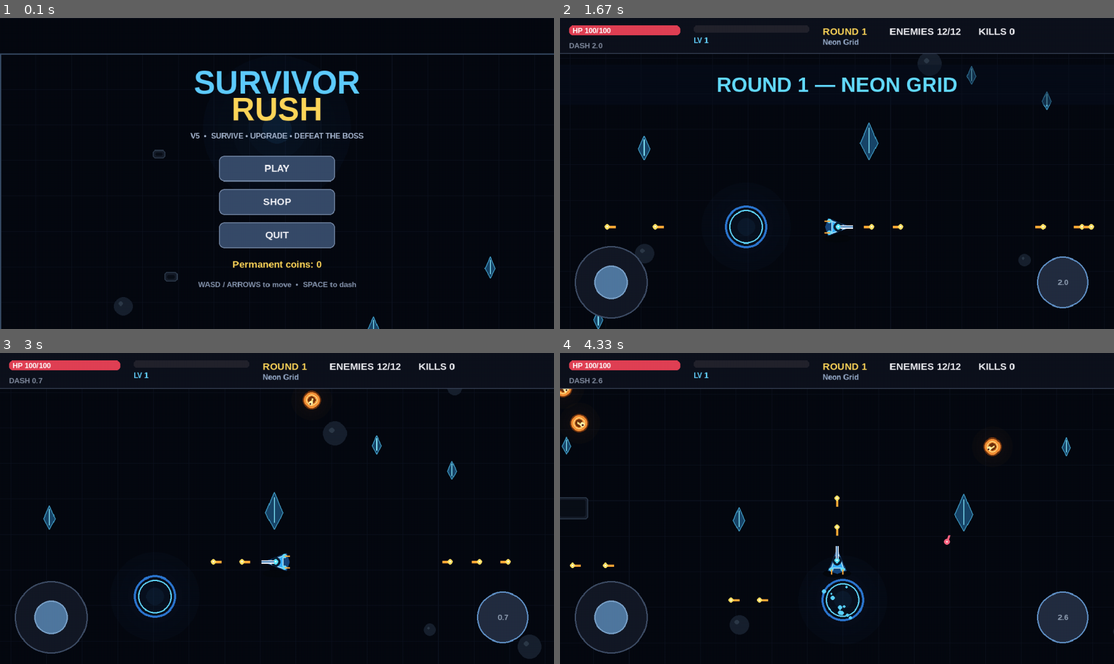
Above: before the commit, frames 1-4 (two rows, left to right).
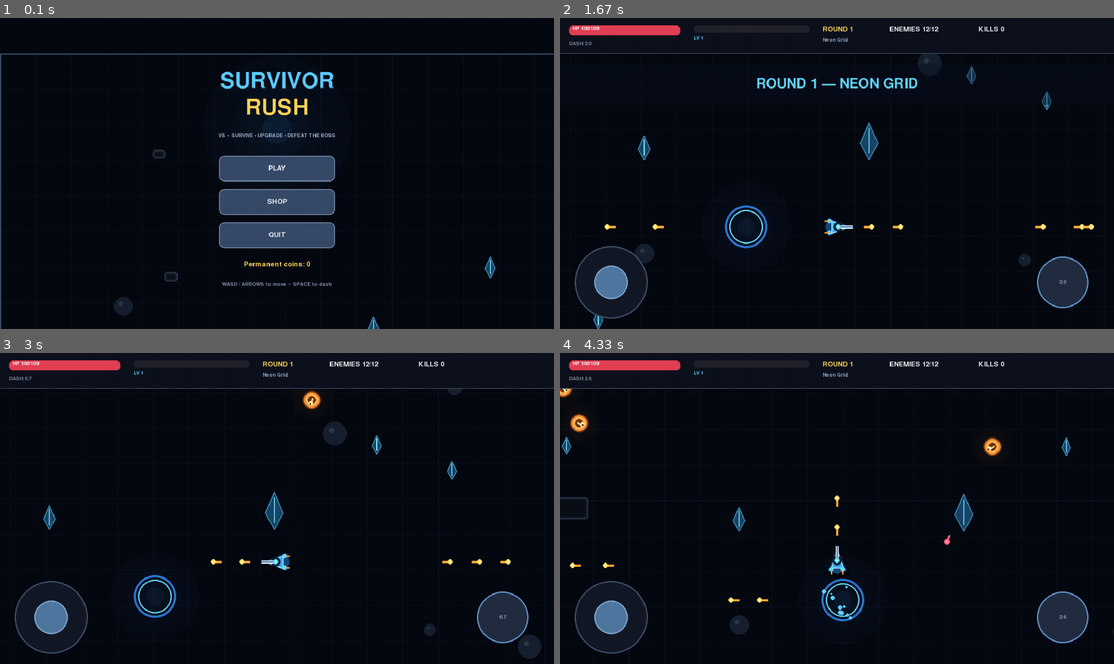
Above: after the commit, the same moments.

Repository: trx-sol/Survivor-Rush
Game: pygame game, started from main.py
Two runs of this game, one before a commit and one after it. Both use one fixed random seed, a clock stepped at 60 frames per second and the inputs below.
Inputs (mouse positions are in pixels of both pictures, inside the frame that each line leads up to):
- Up to frame 1 (0.1 s): no input
- Up to frame 2 (1.67 s): click (837, 173) at 0.38 s; tap Space at 0.67, 1.4 s; tap A at 1 s; hold Right from 1.33 s (still down); move the mouse to (1030, 210) at 1.37 s
- Up to frame 3 (3 s): tap Space at 1.7, 1.9, 2.23, 2.53, 2.73 s; release Right at 1.8 s; hold Up 1.83-2.13 s; hold Right 2.17-2.63 s; hold Left from 2.67 s (still down)
- Up to frame 4 (4.33 s): tap Space at 3.03, 3.3, 3.63, 3.93, 4.07 s; release Left at 3.2 s; hold Down 3.23-3.53 s; hold Left 3.57-3.97 s; hold Up from 4 s (still down)

The runs differ from the first frame. In frame 1, 3.1% of the frame differs, in the area x 34-66%, y 16-87%; in frame 2, 1.9%; in frame 3, 0.8%; in frame 4, 0.8%.

Commit message:
Change font initialization to use default font

Diff:
--- a/main.py
+++ b/main.py
@@ -51,10 +51,10 @@
 pygame.display.set_caption("Survivor Rush V6")
 clock = pygame.time.Clock()
 
-FONT = pygame.font.SysFont("arial", 22, bold=True)
-SMALL = pygame.font.SysFont("arial", 17, bold=True)
-BIG = pygame.font.SysFont("arial", 46, bold=True)
-TITLE = pygame.font.SysFont("arial", 72, bold=True)
+FONT = pygame.font.Font(None, 22)
+SMALL = pygame.font.Font(None, 17)
+BIG = pygame.font.Font(None, 46)
+TITLE = pygame.font.Font(None, 72)
 
 # ---------- worlds ----------
 # Distinct stages the game cycles through: each has its own map size, color
